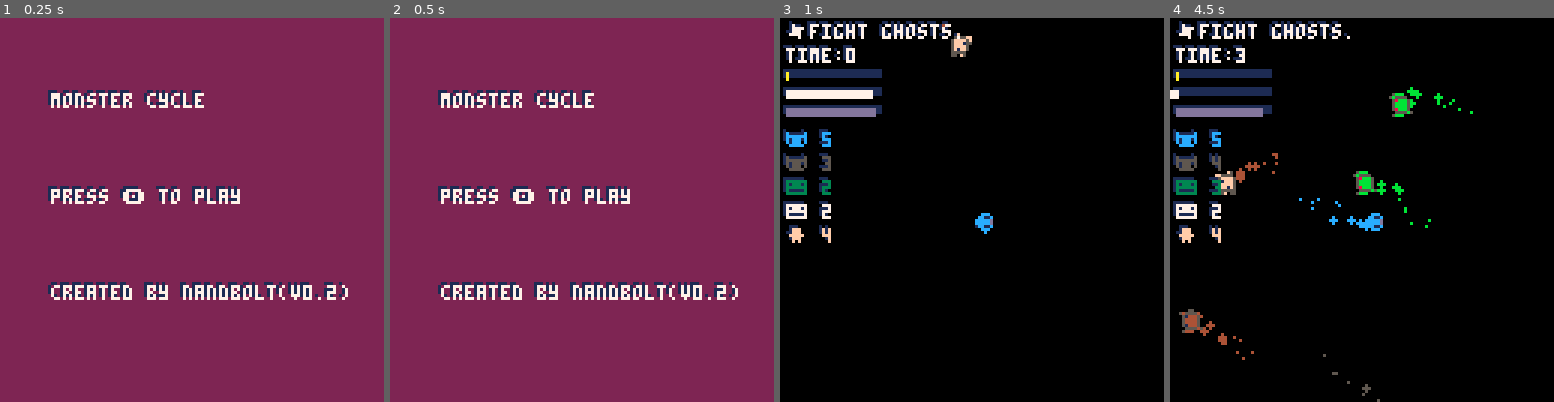
Above: before the commit, frames 1-4 (left to right).
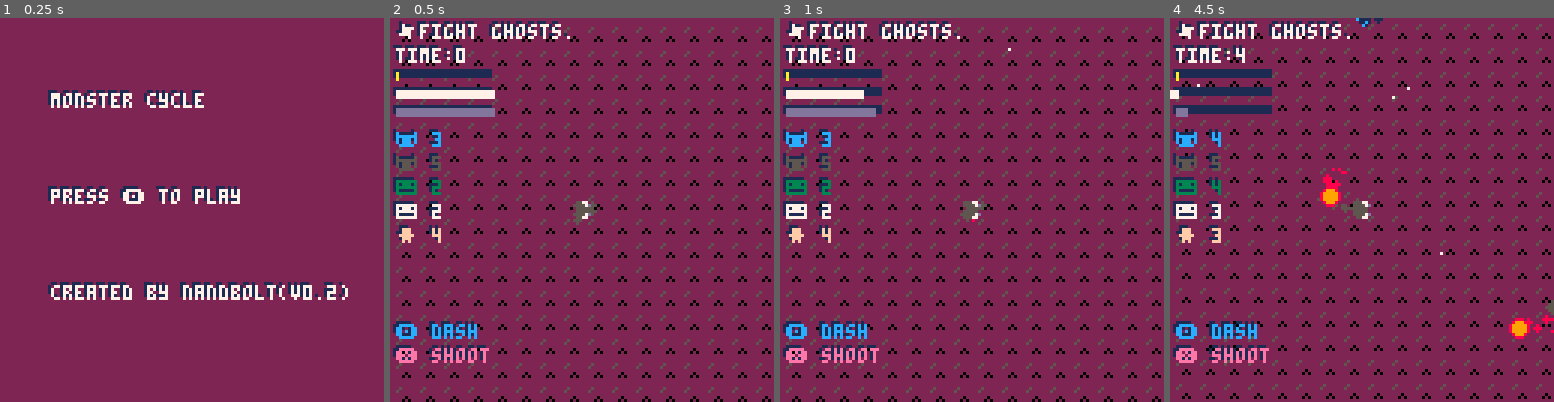
Above: after the commit, the same moments.

Repository: nandbolt/Monster-Cycle
Game: PICO-8 cartridge monster-cycle.p8
Same seed, same stepped clock (60 frames per second), same inputs: the game is played once before the commit and once after it.
Inputs:
- Up to frame 1 (0.25 s): no input
- Up to frame 2 (0.5 s): tap X (X key) at 0.33 s
- Up to frame 3 (1 s): tap O (Z key) at 0.7 s
- Up to frame 4 (4.5 s): tap X (X key) at 1.07, 1.85, 2.97, 4.08 s; hold Right 1.6-2.1 s; tap O (Z key) every 0.4 s from 1.7 to 4.1 s; hold Up 2.15-2.42 s; hold Right 2.47-3.03 s; hold Left 3.08-3.58 s; hold Down 3.63-3.97 s; hold Right from 4.02 s (still down)

Frame 1 is identical in both runs. In frame 2, 19% of the frame differs, in the area x 0-100%, y 0-100%; in frame 3, 90%; in frame 4, 91%.

Commit message:
super changes

Diff:
--- a/monster-cycle.p8
+++ b/monster-cycle.p8
@@ -15,6 +15,9 @@
 skeletons={}
 humans={}
 
+--projectiles
+projs={}
+
 --particle system
 ps={}
 
@@ -36,6 +39,9 @@
 		--clear run
 		gtime=0
 
+		--clear particles
+		ps={}
+
 		--clear pools
 		ghosts={}
 		wraiths={}
@@ -43,6 +49,9 @@
 		skeletons={}
 		humans={}
 
+		--clear projectiles
+		projs={}
+
 		--preprocess enemies
 		for i=1,4 do
 			spnr.x=irnd(0,mw)
@@ -74,8 +83,10 @@
 		spnr.x=hmw+irnd(0,128)-64
 		spnr.y=hmh+irnd(0,128)-64
 		if rnd(1)<0.5 then
-			make_ghost(spnr.x,spnr.y,true)
+			--make_ghost(spnr.x,spnr.y,true)
+			make_wraith(spnr.x,spnr.y,true)
 		else
+			--make_wraith(spnr.x,spnr.y,true)
 			make_wraith(spnr.x,spnr.y,true)
 		end
 	end
@@ -85,7 +96,7 @@
 function _update()
 	--menu game state
 	if gstate==gst_menu then
-		if btn(4) then
+		if btnp(5) then
 			gstate=gst_active
 			_init()
 		end
@@ -105,6 +116,9 @@
 		foreach(zombies,update_zombie)
 		foreach(skeletons,update_skeleton)
 		foreach(humans,update_human)
+
+		--update projectiles
+		foreach(projs,update_proj)
 
 		--update camera
 		cam.x=lerp(cam.x,player.x-hss,
@@ -118,7 +132,7 @@
 		--dead state
 		if gstate==gst_dead or
 			gstate==gst_complete then
-			if btn(5) then
+			if btnp(5) then
 				gstate=gst_active
 				_init()
 			end
@@ -157,6 +171,12 @@
 		print("created by nandbolt(v0.2)",1)
 		cursor(xx+1,yy+1)
 		print("created by nandbolt(v0.2)",7)
+
+		--test
+		yy+=16
+		cursor(xx,yy)
+		--print("dist:"..get_dist(10,
+		--		10,15,15),1)
 	else
 		--draw tiles
 		map(0,0,0,0,mw,mh)
@@ -170,6 +190,9 @@
 		foreach(zombies,draw_zombie)
 		foreach(skeletons,draw_skeleton)
 		foreach(humans,draw_human)
+
+		--draw projectiles
+		foreach(projs,draw_proj)
 
 		--active state
 		if gstate==gst_active then
@@ -239,6 +262,23 @@
 			print("웃 "..val,1)
 			cursor(xx+1,yy+1)
 			print("웃 "..val,15)
+
+			--controls
+			yy+=32
+			cursor(xx,yy)
+			print(player.oprompt,1)
+			cursor(xx+1,yy+1)
+			print(player.oprompt,12)
+			yy+=8
+			cursor(xx,yy)
+			print(player.xprompt,1)
+			cursor(xx+1,yy+1)
+			print(player.xprompt,14)
+
+			--debug
+			yy+=8
+			cursor(xx,yy)
+			--print("fps:"..stat(7),1)
 		--death menu
 		elseif gstate==gst_dead then
 			--death prompt
@@ -346,6 +386,40 @@
 	end
 	return false
 end
+
+--check rectangle intersection
+function rect_intersect(ax1,ay1,ax2,ay2,bx1,by1,bx2,by2)
+	--zero area
+	if (ax1==ax2 or ay1==ay2 or
+		bx1==bx2 or by1==by2) then
+		return false
+	end
+
+	--horizontal check
+	if (ax1>bx2 or ax2<bx1) then
+		return false
+	end
+
+	--vertical check
+	if (ay1>by2 or ay2<by1) then
+		return false
+	end
+
+	return true
+end
+
+--normalize direction vector
+function normalize_dir(a)
+	--zero vector
+	if (a.dx==0 and a.dy==0) return
+
+	--get angle
+	local ang=atan2(a.dx,a.dy)
+
+	--normalize
+	a.dx=cos(ang)
+	a.dy=sin(ang)
+end
 -->8
 --ghost
 
@@ -367,12 +441,17 @@
 	init_trail(ghost,12)
 
 	--dash
-	init_dash(ghost,3,1,{{17},{18},{19}})
+	init_dash(ghost,3,1)
+
+	--blaster
+	init_ghost_blaster(ghost)
 
 	--player or npc
 	if is_player then
 		ghost.update_input=update_player_input
 		ghost.goal="✽fight ghosts."
+		ghost.oprompt="🅾️ dash"
+		ghost.xprompt="❎ shoot"
 		player=ghost
 	else
 		init_actor_npc(ghost,ghost_npc_input)
@@ -388,6 +467,8 @@
 	--update input/abilities
 	ghost.update_input(ghost)
 	update_dash(ghost)
+	update_blaster(ghost)
+	update_trail(ghost)
 
 	--move and collide
 	move_and_collide(ghost)
@@ -399,7 +480,9 @@
 
 --renders the ghost
 function draw_ghost(ghost)
-	draw_actor(ghost)
+	if player.tier==1 then
+		draw_actor(ghost)
+	end
 end
 
 --ghost npc input
@@ -418,8 +501,19 @@
 	end
 
 	--update input direction
-	ghost.dx=clamp(ghost.tx-ghost.x,-1,1)
-	ghost.dy=clamp(ghost.ty-ghost.y,-1,1)
+	ghost.dx=ghost.tx-ghost.x
+	ghost.dy=ghost.ty-ghost.y
+	normalize_dir(ghost)
+end
+
+--init ghost blaster
+function init_ghost_blaster(ghost)
+	init_blaster(ghost)
+	ghost.pc1=12
+	ghost.pc2=1
+	ghost.paccel=0.05
+	ghost.pburst=1
+	ghost.psize=1
 end
 -->8
 --particles
@@ -476,7 +570,7 @@
 	zombie.targs={humans}
 
 	--trail
-	init_trail(zombie,11)
+	--init_trail(zombie,11)
 
 	--sprite
 	zombie.rsprs={33,49}
@@ -493,6 +587,8 @@
 	if is_player then
 		zombie.update_input=update_player_input
 		zombie.goal="웃eat humans."
+		zombie.oprompt="🅾️ lunge"
+		zombie.xprompt="❎ spit"
 		player=zombie
 	else
 		init_actor_npc(zombie,zombie_npc_input)
@@ -518,7 +614,11 @@
 
 --renders the zombie
 function draw_zombie(zombie)
-	draw_actor(zombie)
+	if player.tier!=1 then
+		draw_actor(zombie)
+	else
+		pset(zombie.x,zombie.y,7)
+	end
 end
 
 -- npc input
@@ -537,18 +637,19 @@
 	end
 
 	--update input direction
-	zombie.dx=clamp(zombie.tx-zombie.x,-1,1)
-	zombie.dy=clamp(zombie.ty-zombie.y,-1,1)
-end
-
---zombie npc think
-function zombie_npc_think(zombie)
+	zombie.dx=zombie.tx-zombie.x
+	zombie.dy=zombie.ty-zombie.y
+	normalize_dir(zombie)
 end
 -->8
 --actor
 
 --init actor
 function init_actor(a,x,y,is_player)
+	--dimensions
+	a.bbhw=3 --bounding box half width
+	a.bbhh=3 --bounding box half height
+
 	--movement
 	a.x=x --x position
 	a.y=y --y position
@@ -595,15 +696,17 @@
 	a.dy=0 --y direction
 	a.oaction=false --🅾️ action
 	a.xaction=false --❎ action
+	a.oactionp=false --🅾️ action pressed
+	a.xactionp=false --❎ action pressed
 end
 
 --inits vars for npc actor
 function init_actor_npc(a,uinput)
 	a.update_input=uinput
-	a.targ=nil	--target
-	a.tx=a.x	--target x position
+	a.targ=nil --target
+	a.tx=a.x --target x position
 	a.ty=a.y --target y position
-	a.mstate=st_wander	--mental state
+	a.mstate=st_wander --mental state
 	a.mcnt=irnd(0,16) --mental counter
 	a.tradius=32 --target detection radius
 end
@@ -615,10 +718,13 @@
 		tonum(btn(0))
 	player.dy=tonum(btn(3))-
 		tonum(btn(2))
+	normalize_dir(player)
 
 	--action inputs
 	player.oaction=btn(4)
 	player.xaction=btn(5)
+	player.oactionp=btnp(4)
+	player.xactionp=btnp(5)
 end
 
 --moves the actor and handles
@@ -633,8 +739,8 @@
 		a.accel)
 
 	--handle x collision
-	local bb=a.x
-	if(a.vx>0)bb=a.x+ts
+	local bb=a.x-a.bbhw
+	if(a.vx>0)bb=a.x+a.bbhw
 	local tx=(bb+a.vx)/ts
 	local ty=a.y/ts
 	if not a.ethereal and
@@ -645,8 +751,8 @@
 	bb=clamp(bb+a.vx,0,mw-ts*2)
 
 	--handle y collision
-	bb=a.y
-	if(a.vy>0)bb=a.y+ts
+	bb=a.y-a.bbhh
+	if(a.vy>0)bb=a.y+a.bbhh
 	tx=a.x/ts
 	ty=(bb+a.vy)/ts
 	if not a.ethereal and
@@ -662,22 +768,30 @@
 --checks actor collisions
 -- return: actor or nil
 function touching(a,pools)
+	--get bbox dimensions
+	local bbx1=a.x-a.bbhw
+	local bbx2=a.x+a.bbhw
+	local bby1=a.y-a.bbhh
+	local bby2=a.y+a.bbhh
+
+	--loop through target pool
 	for pool in all(pools) do
-		for y=a.y,a.y+ts,ts do
-			for x=a.x,a.x+ts,ts do
-				for i=#pool,1,-1 do
-					local oa=pool[i]
-					local x1=oa.x
-					local x2=oa.x+ts
-					local y1=oa.y
-					local y2=oa.y+ts
-					local colliding=point_in_box(x,y,x1,y1,x2,y2)
-					if oa!=a and not
-					 oa.invulnerable and
-					 colliding then
-						return oa
-					end
-				end
+		for i=#pool,1,-1 do
+			--get other bbox dimensions
+			local oa=pool[i]
+			local obbx1=oa.x-oa.bbhw
+			local obbx2=oa.x+oa.bbhw
+			local obby1=oa.y-oa.bbhh
+			local obby2=oa.y+oa.bbhh
+
+			--check rect intersection
+			local colliding=rect_intersect(
+				bbx1,bby1,bbx2,bby2,
+				obbx1,obby1,obbx2,obby2)
+			if oa!=a and not
+			 oa.invulnerable and
+			 colliding then
+				return oa
 			end
 		end
 	end
@@ -686,11 +800,13 @@
 
 --draw rectangular hitbox
 function draw_hitbox(a)
-	for y=a.y,a.y+ts do
-		for x=a.x,a.x+ts do
-			if (x==a.x or x==a.x+ts or
-				y==a.y or y==a.y+ts) then
-				pset(x,y,1)
+	local bbx1,bbx2=a.x-a.bbhw,a.x+a.bbhw
+	local bby1,bby2=a.y-a.bbhh,a.y+a.bbhh
+	for y=bby1,bby2 do
+		for x=bbx1,bbx2 do
+			if (x==bbx1 or x==bbx2 or
+				y==bby1 or y==bby2) then
+				pset(x,y,7)
 			end
 		end
 	end
@@ -714,11 +830,7 @@
 		--diagonal sprite
 		if abs(abs(a.vx)-
 			abs(a.vy))<1 then
-			if a.dashing then
-				a.sprs=a.dashdgsprs
-			else
-				a.sprs=a.dgsprs
-			end
+			a.sprs=a.dgsprs
 
 			--update facing direction
 			if a.vx>0 then
@@ -733,11 +845,7 @@
 			end
 		--down sprite
 		elseif abs(a.vx)<abs(a.vy) then
-			if a.dashing then
-				a.sprs=a.dashdsprs
-			else
-				a.sprs=a.dsprs
-			end
+			a.sprs=a.dsprs
 
 			--update y facing direction
 			if a.vy<0 then
@@ -747,11 +855,7 @@
 			end
 		--right sprite
 		else
-			if a.dashing then
-				a.sprs=a.dashrsprs
-			else
-				a.sprs=a.rsprs
-			end
+			a.sprs=a.rsprs
 
 			--update x facing direction
 			if a.vx<0 then
@@ -762,8 +866,10 @@
 		end
 	end
 
-	--ghost sprite
-	spr(a.sprs[a.spridx],a.x,a.y,
+	--final sprite
+	local sprite=a.sprs[a.spridx]
+	if (a.tier==1 and a.dashing) sprite+=16
+	spr(sprite,a.x-hts,a.y-hts,
 		1,1,a.flipx,a.flipy)
 
 	--draw hitbox
@@ -784,8 +890,8 @@
 	elseif (a.dashing) then
 		a.ctrail=a.dashctrail
 	end
-	add_p(a.x+irnd(1,6),
-		a.y+irnd(1,6),a.ctrail)
+	add_p(a.x+irnd(-a.bbhw,a.bbhw),
+		a.y+irnd(-a.bbhh,a.bbhh),a.ctrail)
 end
 
 --init dash
@@ -794,12 +900,8 @@
 	a.dashing=false
 	a.dashspd=dspd
 	a.dashctrail=dc --dash trail color
-	a.dashdmg=1
-
-	--sprites
-	a.dashrsprs=sprs[1]
-	a.dashdsprs=sprs[2]
-	a.dashdgsprs=sprs[3]
+	a.burststr=1.5 --burst strength
+	a.burstcost=10 --burst cost
 end
 
 --update dash
@@ -807,9 +909,9 @@
 	if a.oaction and a.meter>0 then
 		if not a.dashing then
 			--burst
-			a.vx+=a.dx*2
-			a.vy+=a.dy*2
-			a.meter-=10
+			a.vx+=a.dx*a.burststr
+			a.vy+=a.dy*a.burststr
+			a.meter-=a.burstcost
 
 			--if player
 			if a==player then
@@ -843,12 +945,9 @@
 	else
 		a.maxspd=a.normspd
 	end
-
-	--update trail
-	update_trail(a)
-end
-
---ghost kill
+end
+
+--actor kill
 function actor_kill(a,oa)
 	--add xp
 	a.xp=clamp(a.xp+1,0,a.maxxp)
@@ -867,14 +966,8 @@
 		end
 	end
 
-	--if other is player
-	if oa==player then
-		gstate=gst_dead
-		sfx(4)
-	end
-
-	--destroy other ghost
-	del(oa.pool,oa)
+	--descend other actor
+	descend(oa)
 end
 
 --check ascension
@@ -926,6 +1019,7 @@
 			end
 		end
 	end
+	return nil
 end
 
 --npc think
@@ -935,7 +1029,11 @@
 		a.targ=get_near_targ(a)
 		if a.targ!=nil then
 			a.mstate=st_fight
-			a.oaction=true
+			if rnd(1)<0.5 then
+				a.oaction=true
+			else
+				a.xactionp=true
+			end
 		end
 	else
 		local dist = get_dist(a.x,a.y,a.targ.x,a.targ.y)
@@ -962,6 +1060,78 @@
 		a.ty=a.y+irnd(0,64)-32
 	end
 end
+
+--descend
+function descend(a)
+	local is_player=a==player
+
+	--to tier 2
+	if a.tier-1==2 then
+		if rnd(1)>0.5 then
+			make_zombie(a.x,a.y,is_player)
+		else
+			make_skeleton(a.x,a.y,is_player)
+		end
+	--to tier 1
+	elseif a.tier-1==1 then
+		if rnd(1)>0.5 then
+			make_ghost(a.x,a.y,is_player)
+		else
+			make_wraith(a.x,a.y,is_player)
+		end
+	--to tier 0
+	elseif a.tier-1==0 then
+		if is_player then
+			gstate=gst_dead
+			sfx(4)
+		end
+	end
+
+	--destroy actor
+	del(a.pool,a)
+end
+
+--init blaster
+function init_blaster(a)
+	--target
+	a.ptargs=a.targs
+
+	--movement
+	a.pspd=4
+	a.paccel=0.1
+	a.pethereal=false
+	a.pcost=20
+	a.precoil=3
+	a.pfollow=false
+
+	--draw
+	a.pc1=7
+	a.pc2=6
+
+	--lifetime
+	a.plife=30
+end
+
+--update blaster
+function update_blaster(a)
+	--check blast input + meter cost
+	if a.xactionp and a.meter>0 then
+		--blast
+		spawn_proj(a,a.x,a.y,a.dx,a.dy,a.pburst)
+		a.meter-=a.pcost
+		a.vx+=-a.dx*a.precoil
+		a.vy+=-a.dy*a.precoil
+
+		--cooldown
+		a.cooldwn=a.maxcooldwn
+		a.xactionp=false
+
+		--if player
+		if a==player then
+			sfx(0)
+		end
+	end
+end
 -->8
 --wraith
 
@@ -982,7 +1152,10 @@
 	init_trail(wraith,5)
 
 	--dash
-	init_dash(wraith,4,8,{{20},{21},{22}})
+	init_dash(wraith,4,8)
+
+	--blaster
+	init_wraith_blaster(wraith)
 
 	--meter
 	wraith.maxmeter=60
@@ -998,6 +1171,8 @@
 	if is_player then
 		wraith.update_input=update_player_input
 		wraith.goal="✽fight ghosts."
+		wraith.oprompt="🅾️ dash"
+		wraith.xprompt="❎ shoot"
 		player=wraith
 	else
 		init_actor_npc(wraith,wraith_npc_input)
@@ -1012,9 +1187,9 @@
 function update_wraith(wraith)
 	--get input
 	wraith.update_input(wraith)
-
-	--update dash
 	update_dash(wraith)
+	update_blaster(wraith)
+	update_trail(wraith)
 
 	--move and collide
 	move_and_collide(wraith)
@@ -1025,7 +1200,9 @@
 
 --renders the wraith
 function draw_wraith(wraith)
-	draw_actor(wraith)
+	if player.tier==1 then
+		draw_actor(wraith)
+	end
 end
 
 --wraith npc input
@@ -1044,8 +1221,23 @@
 	end
 
 	--update input direction
-	wraith.dx=clamp(wraith.tx-wraith.x,-1,1)
-	wraith.dy=clamp(wraith.ty-wraith.y,-1,1)
+	wraith.dx=wraith.tx-wraith.x
+	wraith.dy=wraith.ty-wraith.y
+	normalize_dir(wraith)
+end
+
+--init wraith blaster
+function init_wraith_blaster(wraith)
+	init_blaster(wraith)
+	wraith.pc1=9
+	wraith.pc2=8
+	wraith.paccel=0.05
+	wraith.pburst=4
+	wraith.psize=2
+	wraith.pspd=2
+	wraith.plife=90
+	wraith.pfollow=true
+	wraith.pcost=30
 end
 -->8
 --spawner
@@ -1116,7 +1308,7 @@
 	skeleton.targs={humans}
 
 	--trail
-	init_trail(skeleton,7)
+	--init_trail(skeleton,7)
 
 	--sprite
 	skeleton.rsprs={36,52}
@@ -1133,6 +1325,8 @@
 	if is_player then
 		skeleton.update_input=update_player_input
 		skeleton.goal="웃fight humans."
+		zombie.oprompt="🅾️ run"
+		zombie.xprompt="❎ throw"
 		player=skeleton
 	else
 		init_actor_npc(skeleton,skeleton_npc_input)
@@ -1158,7 +1352,11 @@
 
 --renders the skeleton
 function draw_skeleton(skeleton)
-	draw_actor(skeleton)
+	if player.tier!=1 then
+		draw_actor(skeleton)
+	else
+		pset(skeleton.x,skeleton.y,7)
+	end
 end
 
 -- npc input
@@ -1177,8 +1375,9 @@
 	end
 
 	--update input direction
-	skeleton.dx=clamp(skeleton.tx-skeleton.x,-1,1)
-	skeleton.dy=clamp(skeleton.ty-skeleton.y,-1,1)
+	skeleton.dx=skeleton.tx-skeleton.x
+	skeleton.dy=skeleton.ty-skeleton.y
+	normalize_dir(skeleton)
 end
 -->8
 --human
@@ -1197,7 +1396,7 @@
 	human.targs={zombies,skeletons}
 
 	--trail
-	init_trail(human,4)
+	--init_trail(human,4)
 
 	--sprite
 	if rnd(1)<0.5 then
@@ -1220,6 +1419,8 @@
 	if is_player then
 		human.update_input=update_player_input
 		human.goal="✽kill monsters"
+		human.oprompt="🅾️ run"
+		human.xprompt="❎ use item"
 		player=human
 	else
 		init_actor_npc(human,human_npc_input)
@@ -1245,7 +1446,11 @@
 
 --renders the human
 function draw_human(human)
-	draw_actor(human)
+	if player.tier!=1 then
+		draw_actor(human)
+	else
+		pset(human.x,human.y,7)
+	end
 end
 
 -- npc input
@@ -1264,207 +1469,394 @@
 	end
 
 	--update input direction
-	human.dx=clamp(human.tx-human.x,-1,1)
-	human.dy=clamp(human.ty-human.y,-1,1)
-end
-…(201 lines of a section not shown)…
+	human.dx=human.tx-human.x
+	human.dy=human.ty-human.y
+	normalize_dir(human)
+end
+-->8
+--projectile
+
+--init projectile
+function spawn_proj(a,x,y,dx,dy,burst)
+	local proj={}
+	proj.owner=a
+	proj.targs=a.targs
+
+	--dimensions
+	proj.bbhw=a.psize --bounding box half width
+	proj.bbhh=a.psize --bounding box half height
+
+	--movement
+	proj.x=x --x position
+	proj.y=y --y position
+	proj.vx=dx*burst --x velocity
+	proj.vy=dy*burst --y velocity
+	proj.spd=0 --speed (for queries)
+	proj.maxspd=a.pspd --current max move speed
+	proj.normspd=a.pspd --normal max move speed
+	proj.accel=a.paccel --acceleration
+	proj.ethereal=a.pethereal --ethereal=no wall collisions
+	proj.follow=a.pfollow --follow owner
+
+	--draw
+	proj.c=a.pc1
+	proj.draw=draw_ghost_proj
+
+	--lifetime
+	proj.life=a.plife
+
+	--input
+	proj.dx=dx
+	proj.dy=dy
+
+	--trail
+	init_trail(proj,a.pc2)
+
+	--add to projectile pool
+	add(projs,proj)
+end
+
+--update projectile trail
+function update_proj_trail(p)
+	add_p(p.x+irnd(-p.bbhw,p.bbhw),
+		p.y+irnd(-p.bbhh,p.bbhh),p.ctrail)
+end
+
+--update projectile
+function update_proj(p)
+	--trail
+	update_proj_trail(p)
+
+	--follow
+	if p.follow then
+		--set direction
+		p.dx=p.owner.x-p.x
+		p.dy=p.owner.y-p.y
+		normalize_dir(p)
+	end
+
+	--move and collide
+	move_and_collide(p)
+
+	--check collisions
+	local oa=touching(p,p.targs)
+	if oa!=nil and oa!=p.owner then
+		actor_kill(p.owner,oa)
+	end
+
+	--life timer
+	p.life-=1
+	if (p.life<=0) del(projs,p)
+end
+
+--draw projectile
+function draw_proj(p)
+	p.draw(p)
+
+	--draw hitbox
+	--draw_hitbox(p)
+end
+
+--draw ghost projectile
+function draw_ghost_proj(p)
+	circfill(p.x,p.y,p.bbhw+1,p.ctrail)
+	circfill(p.x,p.y,p.bbhw,p.c)
+end
+…(259 lines of a section not shown)…
+__map__
+4949494949494949494949494949494949494949494949494949494949494949494949494949494949494949494949494949494949494949494949494949494949494949494949494949494949494949494949494949494949494949494949494949494949494949494949494949494949494949494949494949494949494949
+4949494949494949494949494949494949494949494949494949494949494949494949494949494949494949494949494949494949494949494949494949494949494949494949494949494949494949494949494949494949494949494949494949494949494949494949494949494949494949494949494949494949494949
+4949494949494949494949494949494949494949494949494949494949494949494949494949494949494949494949494949494949494949494949494949494949494949494949494949494949494949494949494949494949494949494949494949494949494949494949494949494949494949494949494949494949494949
+4949494949494949494949494949494949494949494949494949494949494949494949494949494949494949494949494949494949494949494949494949494949494949494949494949494949494949494949494949494949494949494949494949494949494949494949494949494949494949494949494949494949494949
+4949494949494949494949494949494949494949494949494949494949494949494949494949494949494949494949494949494949494949494949494949494949494949494949494949494949494949494949494949494949494949494949494949494949494949494949494949494949494949494949494949494949494949
+4949494949494949494949494949494949494949494949494949494949494949494949494949494949494949494949494949494949494949494949494949494949494949494949494949494949494949494949494949494949494949494949494949494949494949494949494949494949494949494949494949494949494949
+4949494949494949494949494949494949494949494949494949494949494949494949494949494949494949494949494949494949494949494949494949494949494949494949494949494949494949494949494949494949494949494949494949494949494949494949494949494949494949494949494949494949494949
+4949494949494949494949494949494949494949494949494949494949494949494949494949494949494949494949494949494949494949494949494949494949494949494949494949494949494949494949494949494949494949494949494949494949494949494949494949494949494949494949494949494949494949
+4949494949494949494949494949494949494949494949494949494949494949494949494949494949494949494949494949494949494949494949494949494949494949494949494949494949494949494949494949494949494949494949494949494949494949494949494949494949494949494949494949494949494949
+4949494949494949494949494949494949494949494949494949494949494949494949494949494949494949494949494949494949494949494949494949494949494949494949494949494949494949494949494949494949494949494949494949494949494949494949494949494949494949494949494949494949494949
+4949494949494949494949494949494949494949494949494949494949494949494949494949494949494949494949494949494949494949494949494949494949494949494949494949494949494949494949494949494949494949494949494949494949494949494949494949494949494949494949494949494949494949
+4949494949494949494949494949494949494949494949494949494949494949494949494949494949494949494949494949494949494949494949494949494949494949494949494949494949494949494949494949494949494949494949494949494949494949494949494949494949494949494949494949494949494949
+4949494949494949494949494949494949494949494949494949494949494949494949494949494949494949494949494949494949494949494949494949494949494949494949494949494949494949494949494949494949494949494949494949494949494949494949494949494949494949494949494949494949494949
+4949494949494949494949494949494949494949494949494949494949494949494949494949494949494949494949494949494949494949494949494949494949494949494949494949494949494949494949494949494949494949494949494949494949494949494949494949494949494949494949494949494949494949
+4949494949494949494949494949494949494949494949494949494949494949494949494949494949494949494949494949494949494949494949494949494949494949494949494949494949494949494949494949494949494949494949494949494949494949494949494949494949494949494949494949494949494949
+4949494949494949494949494949494949494949494949494949494949494949494949494949494949494949494949494949494949494949494949494949494949494949494949494949494949494949494949494949494949494949494949494949494949494949494949494949494949494949494949494949494949494949
+4949494949494949494949494949494949494949494949494949494949494949494949494949494949494949494949494949494949494949494949494949494949494949494949494949494949494949494949494949494949494949494949494949494949494949494949494949494949494949494949494949494949494949
+4949494949494949494949494949494949494949494949494949494949494949494949494949494949494949494949494949494949494949494949494949494949494949494949494949494949494949494949494949494949494949494949494949494949494949494949494949494949494949494949494949494949494949
+4949494949494949494949494949494949494949494949494949494949494949494949494949494949494949494949494949494949494949494949494949494949494949494949494949494949494949494949494949494949494949494949494949494949494949494949494949494949494949494949494949494949494949
+4949494949494949494949494949494949494949494949494949494949494949494949494949494949494949494949494949494949494949494949494949494949494949494949494949494949494949494949494949494949494949494949494949494949494949494949494949494949494949494949494949494949494949
+4949494949494949494949494949494949494949494949494949494949494949494949494949494949494949494949494949494949494949494949494949494949494949494949494949494949494949494949494949494949494949494949494949494949494949494949494949494949494949494949494949494949494949
+4949494949494949494949494949494949494949494949494949494949494949494949494949494949494949494949494949494949494949494949494949494949494949494949494949494949494949494949494949494949494949494949494949494949494949494949494949494949494949494949494949494949494949
+4949494949494949494949494949494949494949494949494949494949494949494949494949494949494949494949494949494949494949494949494949494949494949494949494949494949494949494949494949494949494949494949494949494949494949494949494949494949494949494949494949494949494949
+4949494949494949494949494949494949494949494949494949494949494949494949494949494949494949494949494949494949494949494949494949494949494949494949494949494949494949494949494949494949494949494949494949494949494949494949494949494949494949494949494949494949494949
+4949494949494949494949494949494949494949494949494949494949494949494949494949494949494949494949494949494949494949494949494949494949494949494949494949494949494949494949494949494949494949494949494949494949494949494949494949494949494949494949494949494949494949
+4949494949494949494949494949494949494949494949494949494949494949494949494949494949494949494949494949494949494949494949494949494949494949494949494949494949494949494949494949494949494949494949494949494949494949494949494949494949494949494949494949494949494949
+4949494949494949494949494949494949494949494949494949494949494949494949494949494949494949494949494949494949494949494949494949494949494949494949494949494949494949494949494949494949494949494949494949494949494949494949494949494949494949494949494949494949494949
+4949494949494949494949494949494949494949494949494949494949494949494949494949494949494949494949494949494949494949494949494949494949494949494949494949494949494949494949494949494949494949494949494949494949494949494949494949494949494949494949494949494949494949
+4949494949494949494949494949494949494949494949494949494949494949494949494949494949494949494949494949494949494949494949494949494949494949494949494949494949494949494949494949494949494949494949494949494949494949494949494949494949494949494949494949494949494949
+4949494949494949494949494949494949494949494949494949494949494949494949494949494949494949494949494949494949494949494949494949494949494949494949494949494949494949494949494949494949494949494949494949494949494949494949494949494949494949494949494949494949494949
+4949494949494949494949494949494949494949494949494949494949494949494949494949494949494949494949494949494949494949494949494949494949494949494949494949494949494949494949494949494949494949494949494949494949494949494949494949494949494949494949494949494949494949
+4949494949494949494949494949494949494949494949494949494949494949494949494949494949494949494949494949494949494949494949494949494949494949494949494949494949494949494949494949494949494949494949494949494949494949494949494949494949494949494949494949494949494949
+…(6 lines of a section not shown)…
Not shown, changed: 122 lines of the sprite sheet (__gfx__) section of monster-cycle.p8
